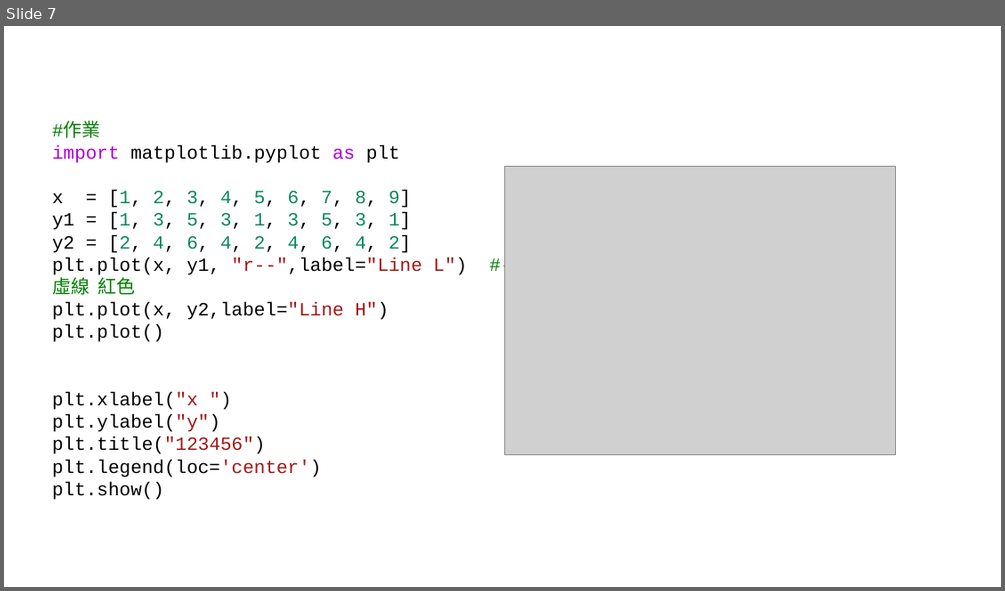
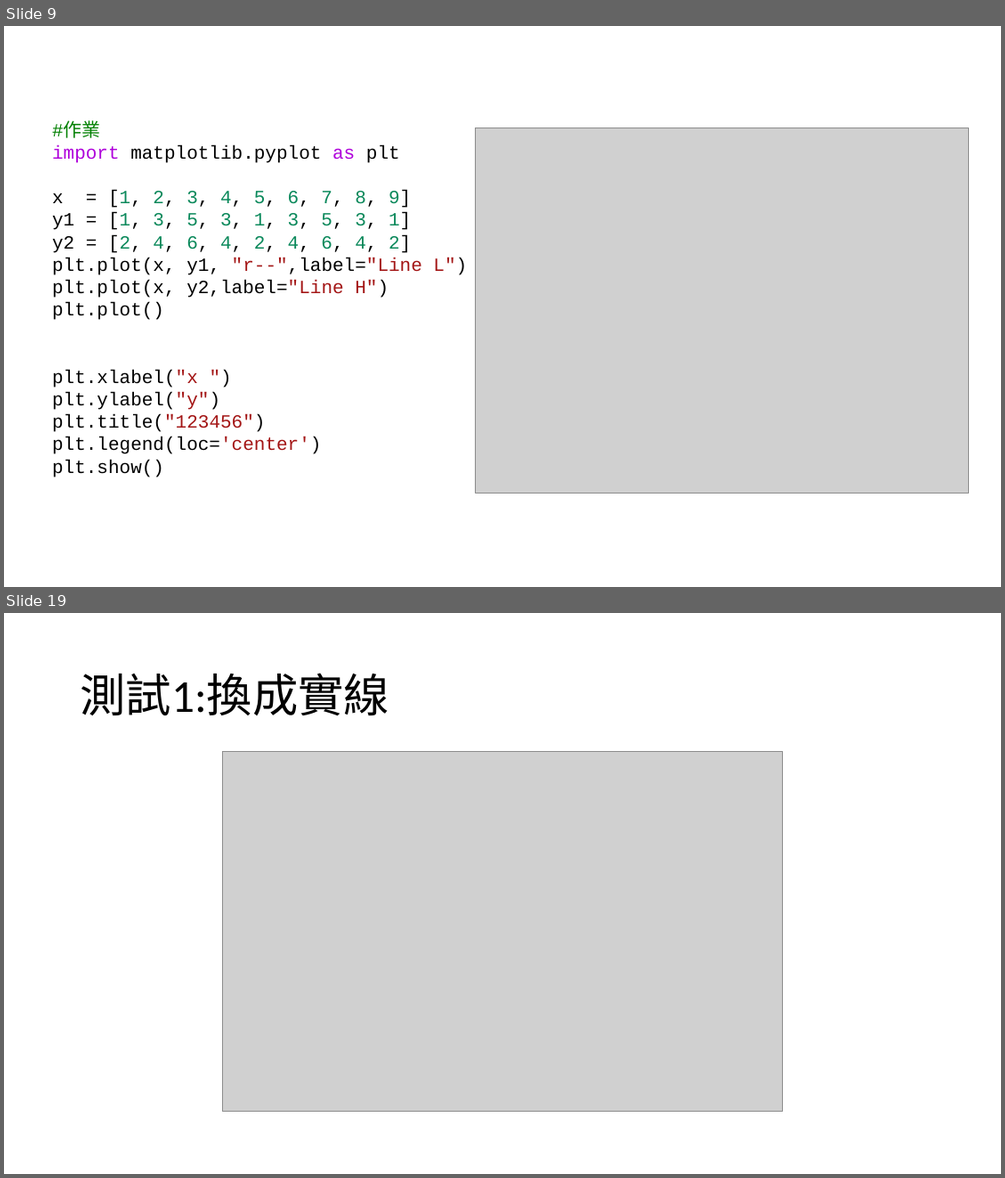
Before and after one commit to jon890613/Matplotlib, a slide deck: 簡報2.pptx. Shown one above the other, each under a label of ours: slide 7 before the commit, slides 9 and 19 after it; the slides between them are not shown. The pictures are 1005x591 and 1005x1178 pixels, drawn with LibreOffice and Linux fonts; fonts in the diff are those of the drawing; grey boxes stand for pictures. Boxes give left, top, right and bottom in pixels: in the first picture for what was removed or moved away, otherwise in the second. Text is boxed around its words. In the diff, an @@ line names an element or a change of style, - is before the commit and + after.

```diff
--- a/簡報2.pptx
+++ b/簡報2.pptx
@@ slide 19 added at (x1=4, y1=613, x2=1001, y2=1174), background #FFFFFF @@
@@ title added at (x1=80, y1=673, x2=389, y2=715), 44 pt, text #000000 @@
+測試1:換成實線
@@ picture added at (x1=222, y1=751, x2=783, y2=1111) @@
@@ what was slide 7 is now slide 9 @@
@@ slide 9 changed as well @@
@@ picture resized from (x1=505, y1=166, x2=896, y2=454) to (x1=475, y1=127, x2=969, y2=492) @@
@@ text at (x1=52, y1=257, x2=467, y2=275): text changed @@
-plt.plot(x, y1, "r--",label="Line L") #--虛線 紅色
+plt.plot(x, y1, "r--",label="Line L")
```
Also in this commit, not shown: 1 other slide changed, 16 other slides added, 1 slide removed.
